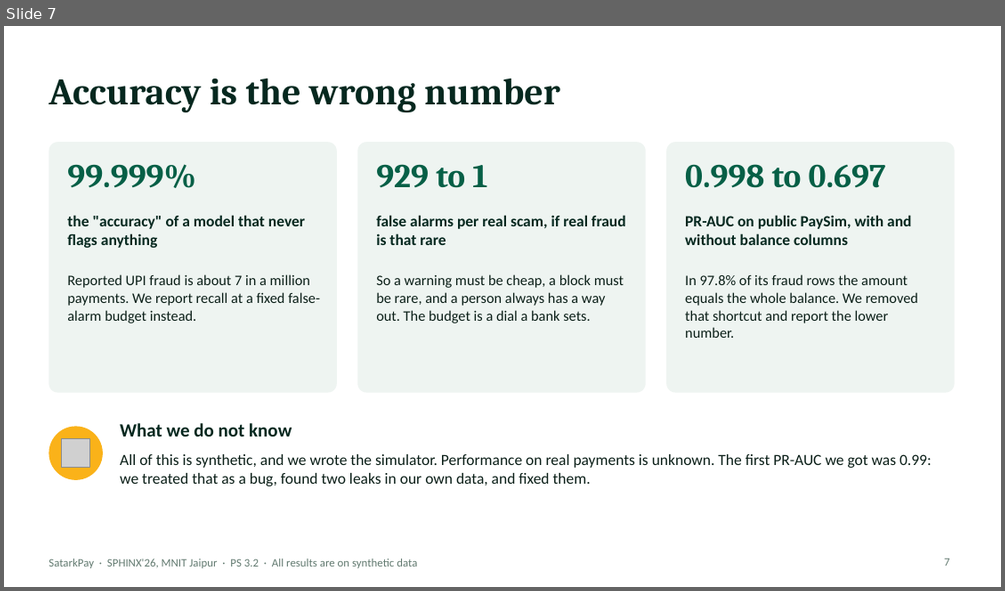
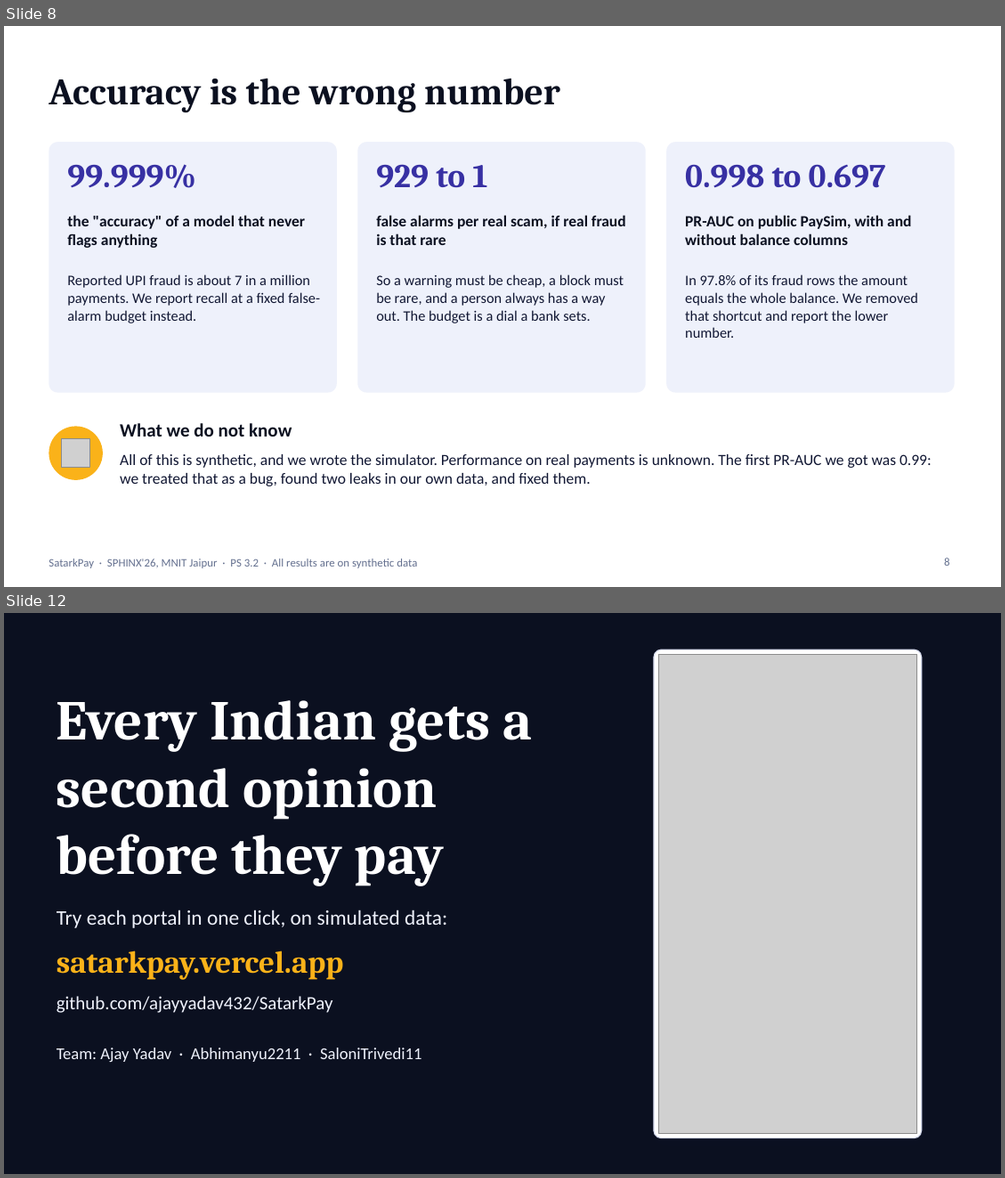
Before and after one commit to ajayyadav432/SatarkPay, a slide deck: docs/SatarkPay_Pitch.pptx. Shown one above the other, each under a label of ours: slide 7 before the commit, slides 8 and 12 after it; the slides between them are not shown. The pictures are 1005x591 and 1005x1178 pixels, drawn with LibreOffice and Linux fonts; fonts in the diff are those of the drawing; grey boxes stand for pictures. Boxes give left, top, right and bottom in pixels: in the first picture for what was removed or moved away, otherwise in the second. Text is boxed around its words. In the diff, an @@ line names an element or a change of style, - is before the commit and + after.

Commit message:
Stronger pitch: story first, new look, adoption plan, one-minute version
- Deck matches the logo and app colours, with fresh screens
- New slides: the story, why this is different, a real API answer with an adoption plan, a closing slide with the link
- Demo script gains a one-minute pitch

```diff
--- a/docs/SatarkPay_Pitch.pptx
+++ b/docs/SatarkPay_Pitch.pptx
@@ slide 12 added at (4, 613, 1001, 1174), background #0B1020 @@
@@ rounded rectangle added at (654, 649, 922, 1138), fill #FFFFFF, outline #D4D9EC 1 pt @@
@@ picture added at (658, 654, 917, 1134) @@
@@ title added at (57, 700, 533, 886), 54 pt, text #FFFFFF, bold @@
+Every Indian gets a second opinion before they pay
@@ text added at (57, 909, 447, 928), 20 pt, text #EEF1FB @@
+Try each portal in one click, on simulated data:
@@ text added at (57, 950, 344, 980), 30 pt, text #FAB219, bold @@
+satarkpay.vercel.app
@@ text added at (57, 996, 333, 1013), 18 pt, text #EEF1FB @@
+github.com/ajayyadav432/SatarkPay
@@ text added at (57, 1047, 422, 1062), 16 pt, text #EEF1FB @@
+Team: Ajay Yadav · Abhimanyu2211 · SaloniTrivedi11
@@ what was slide 7 is now slide 8 @@
@@ slide 8 changed as well @@
@@ fill #EEF4F1 to #EEF1FB in 3 elements at (48, 142, 337, 393), (357, 142, 646, 393), (666, 142, 955, 393) @@
@@ text colour #065F46 to #3730A3 in 3 elements at (67, 164, 196, 188), (376, 164, 487, 188), (685, 164, 886, 188) @@
@@ text colour #06281F to #0B1020 in 5 elements at (48, 78, 560, 113), (67, 215, 305, 248), (376, 215, 626, 245), (685, 215, 911, 245), (120, 423, 291, 436) @@
@@ text colour #0B1F18 to #111733 in 4 elements at (67, 274, 320, 323), (376, 274, 623, 323), (685, 274, 918, 338), (120, 454, 931, 486) @@
@@ text "SatarkPay · SPHINX'26, MNIT Jaipur ..." at (48, 558, 417, 568): text colour #627A70 to #64708F @@
@@ page number at (944, 557, 949, 565): text changed; text colour #627A70 to #64708F @@
-7
+8
```
Also in this commit, not shown: 7 other slides changed, 3 other slides added, 1 slide removed, 1 other file.
